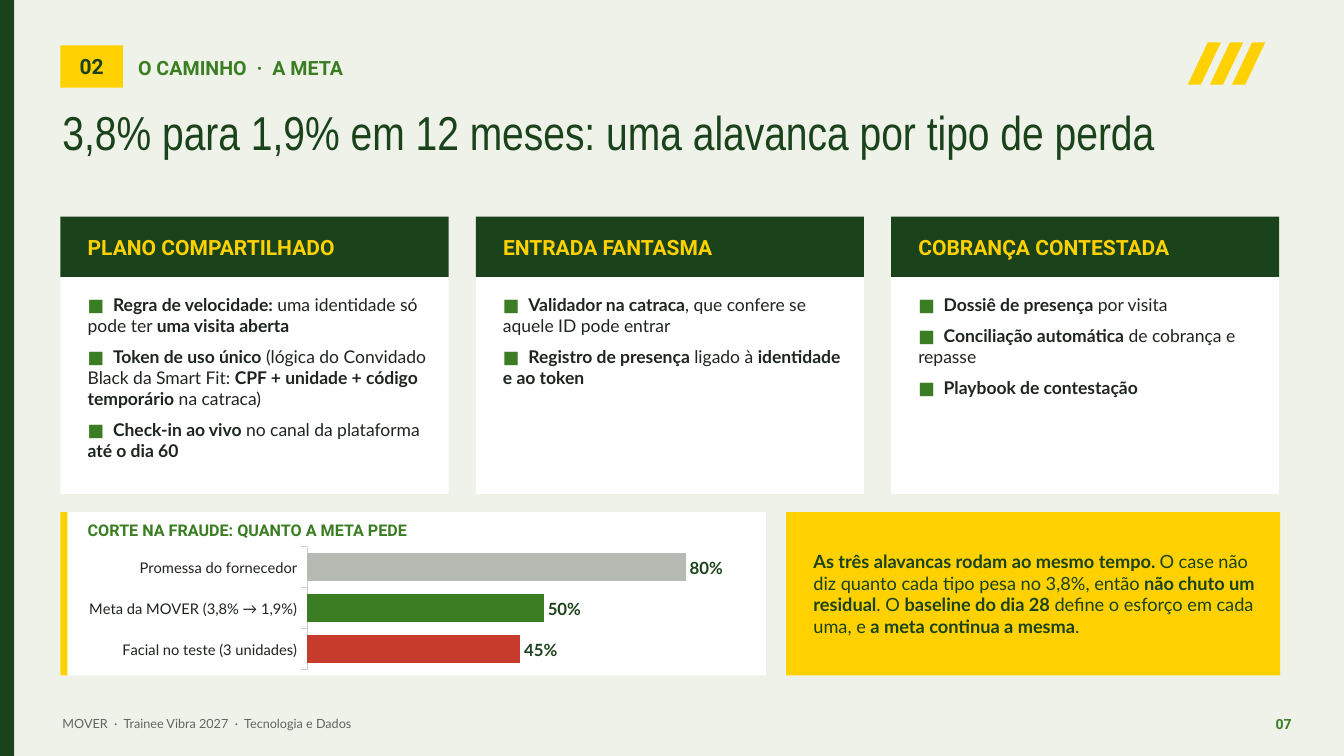
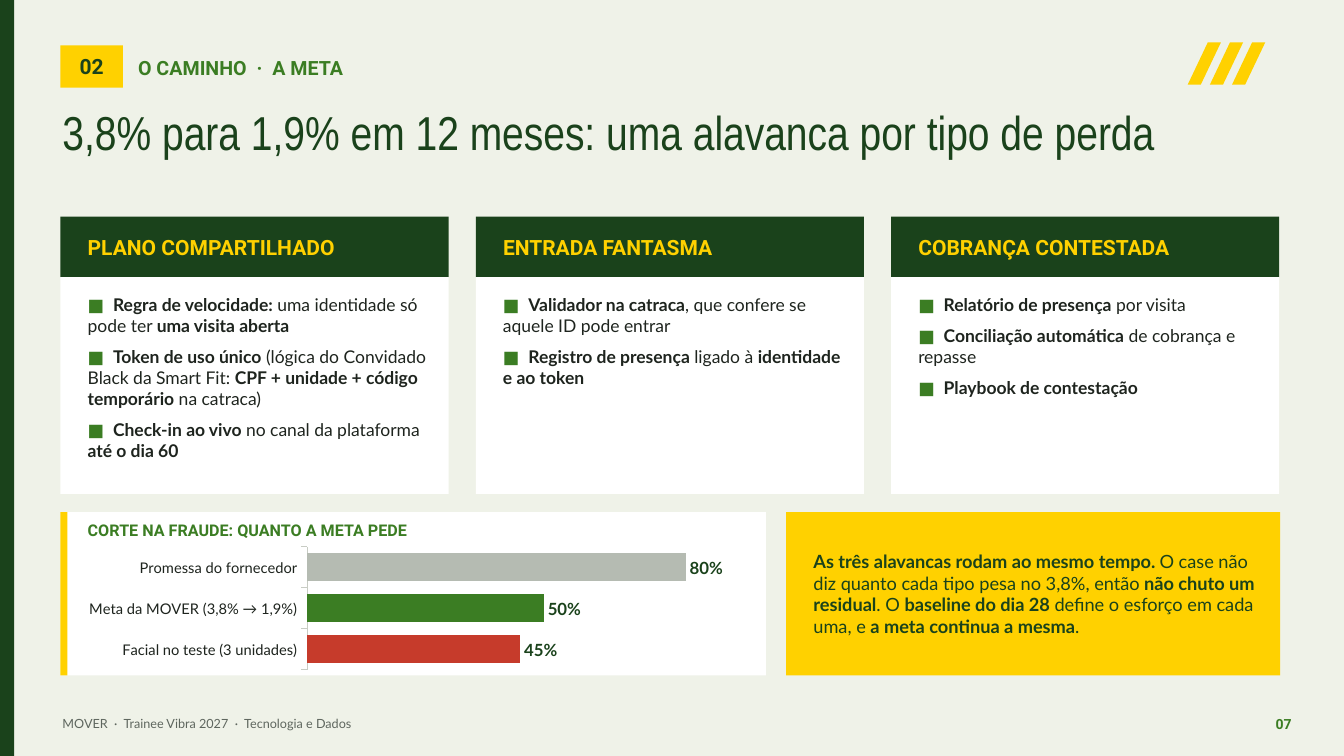
Before and after one commit to kauanchristofaro/Painel-Vibra-MOVER, a slide deck: slide 7 of MOVER_Apresentacao_Trainee_Vibra_v13.pptx. Drawn at 1344x756 pixels with LibreOffice and Linux fonts; fonts in the diff are those of the drawing. Boxes give left, top, right and bottom in pixels: in the first picture for what was removed or moved away, otherwise in the second. Text is boxed around its words. In the diff, an @@ line names an element or a change of style, - is before the commit and + after.

```diff
--- a/MOVER_Apresentacao_Trainee_Vibra_v13.pptx
+++ b/MOVER_Apresentacao_Trainee_Vibra_v13.pptx
@@ text at [944,298,1186,314]: text changed @@
-■ Dossiê de presença por visita
+■ Relatório de presença por visita
```
Also in this commit, not shown: 5 other slides changed, 1 other file.
